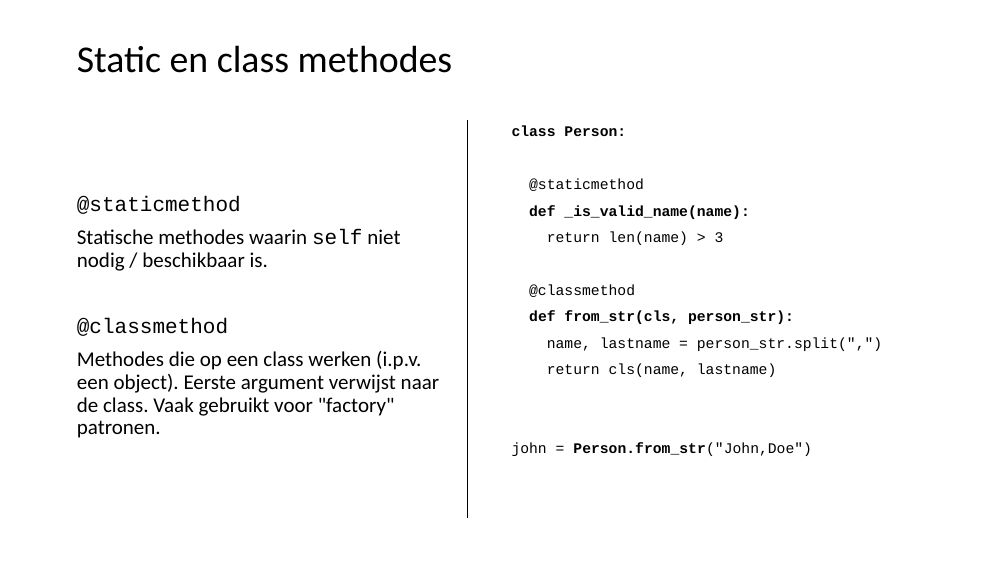
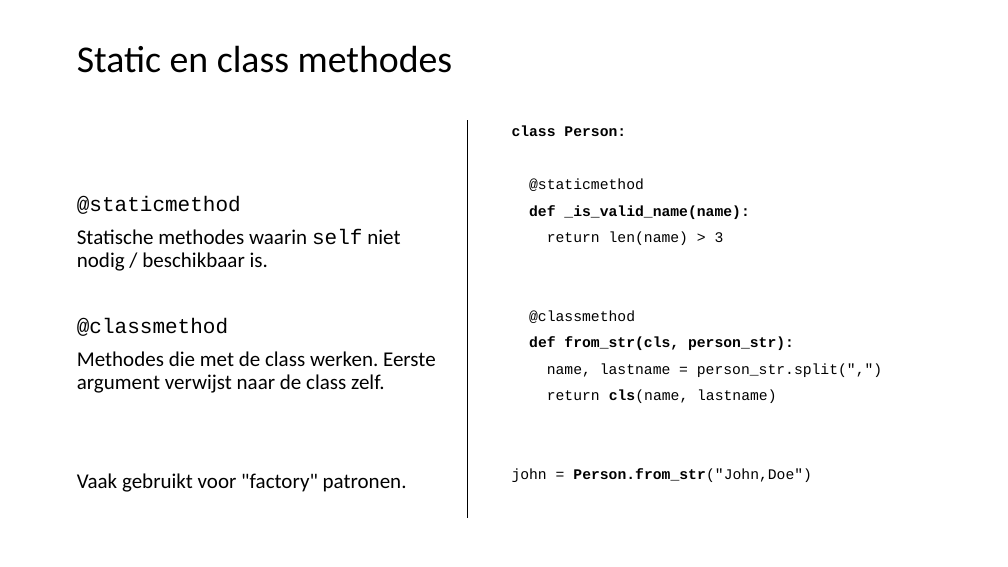
Before and after one commit to LFKoning/knowledge-sharing, a slide deck: slide 49 of python_trainees/1_basics_classes/python_traineeship_1.pptx. Drawn at 1008x567 pixels with LibreOffice and Linux fonts; fonts in the diff are those of the drawing. Boxes give left, top, right and bottom in pixels: in the first picture for what was removed or moved away, otherwise in the second. Text is boxed around its words. In the diff, an @@ line names an element or a change of style, - is before the commit and + after.

```diff
--- a/python_trainees/1_basics_classes/python_traineeship_1.pptx
+++ b/python_trainees/1_basics_classes/python_traineeship_1.pptx
@@ text at (77, 351, 436, 492): text changed @@
-Methodes die op een class werken (i.p.v. een object). Eerste argument verwijst naar de class. Vaak gebruikt voor "factory" patronen.
+Methodes die met de class werken. Eerste argument verwijst naar de class zelf.
+Vaak gebruikt voor "factory" patronen.
@@ text at (547, 390, 776, 403): bold on in "cls(name," @@
```
Also in this commit, not shown: 6 other slides changed, 5 slides added, 1 slide removed, 11 other files.
